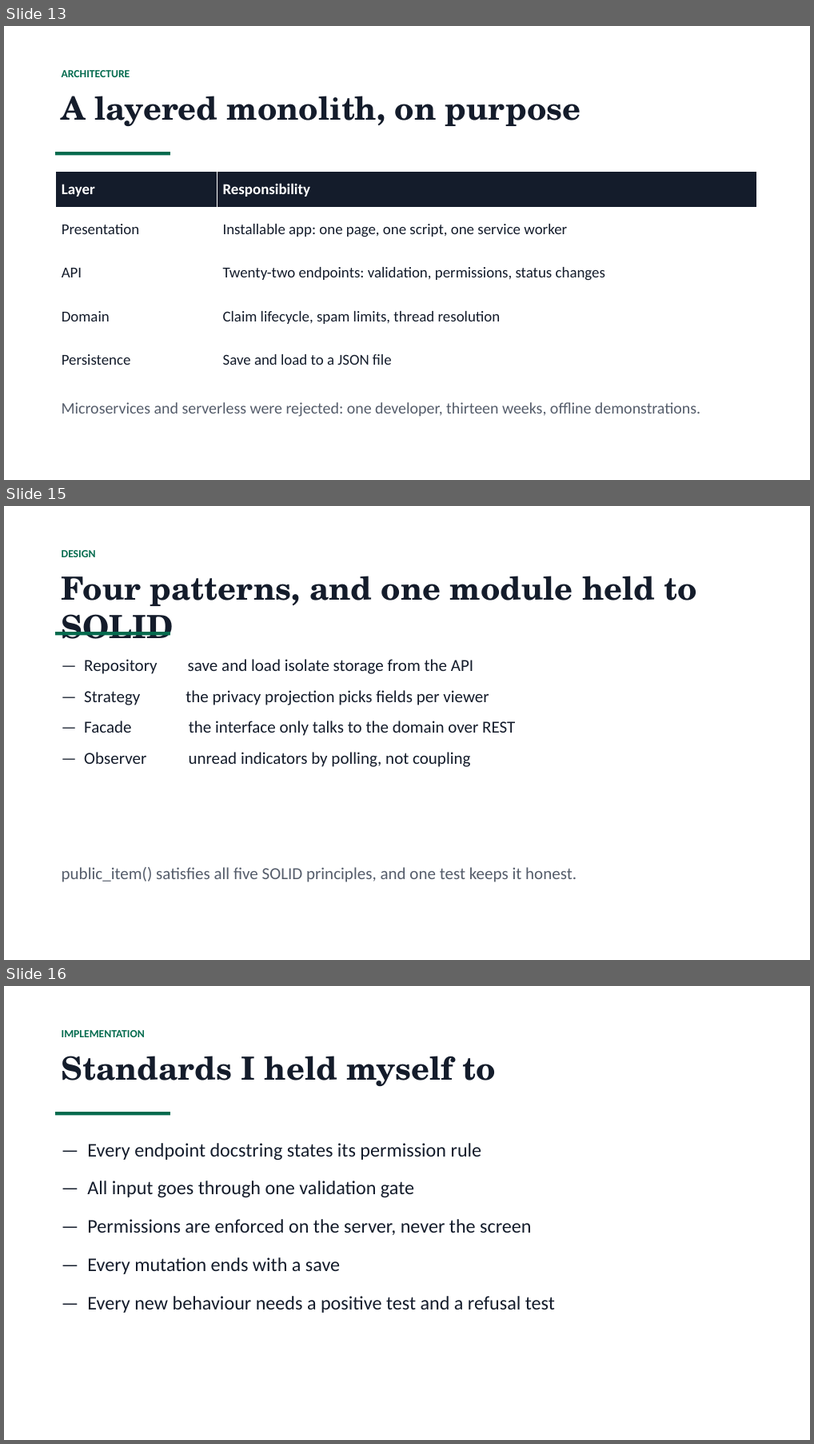
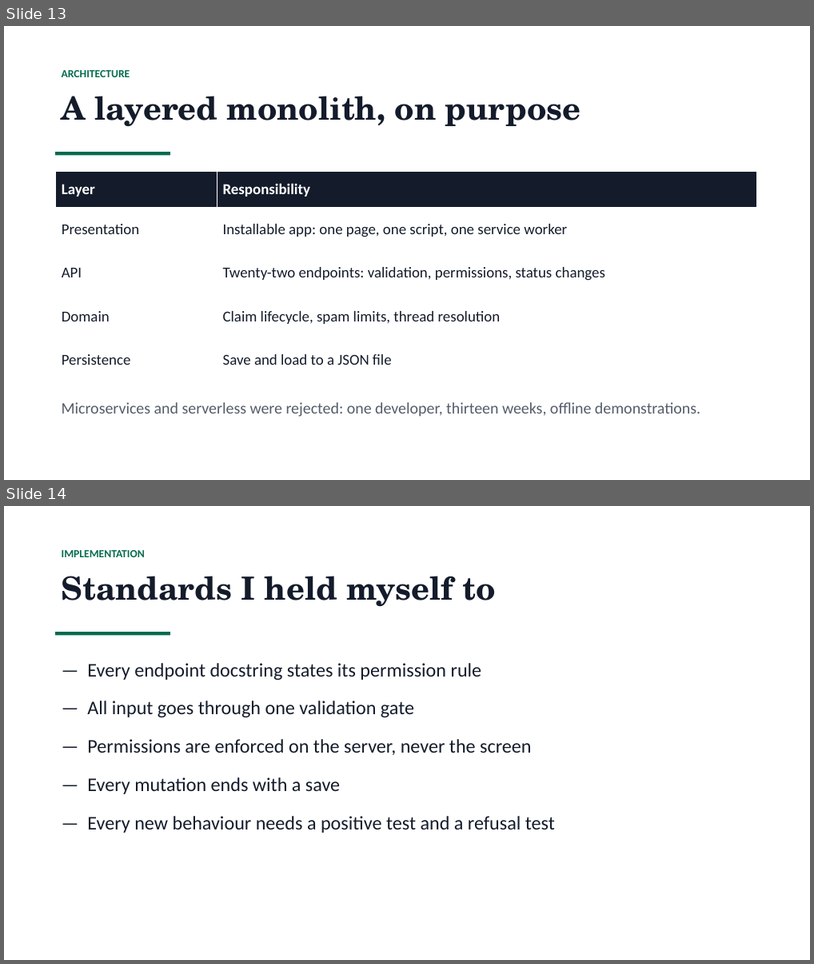
Before and after one commit to 1mathew2/afit-lost-and-found, a slide deck: AFIT_SP014_Presentation_FINAL.pptx. Shown one above the other, each under a label of ours: slides 13, 15 and 16 before the commit, slides 13 and 14 after it; the slides between them are not shown. The pictures are 814x1444 and 814x964 pixels, drawn with LibreOffice and Linux fonts; fonts in the diff are those of the drawing. Boxes give left, top, right and bottom in pixels: in the first picture for what was removed or moved away, otherwise in the second. Text is boxed around its words. In the diff, an @@ line names an element or a change of style, - is before the commit and + after.

```diff
--- a/AFIT_SP014_Presentation_FINAL.pptx
+++ b/AFIT_SP014_Presentation_FINAL.pptx
@@ slide 15 removed at bbox=[4, 506, 810, 960], background #FFFFFF @@
@@ text removed at bbox=[62, 550, 96, 557] @@
-DESIGN
@@ text removed at bbox=[62, 576, 698, 639] @@
-Four patterns, and one module held to SOLID
@@ rectangle removed at bbox=[55, 632, 170, 636] @@
@@ text removed at bbox=[84, 659, 515, 767] @@
-— Repository save and load isolate storage from the API
-— Strategy the privacy projection picks fields per viewer
-— Facade the interface only talks to the domain over REST
-— Observer unread indicators by polling, not coupling
@@ text removed at bbox=[62, 867, 577, 882] @@
-public_item() satisfies all five SOLID principles, and one test keeps it honest.
@@ what was slide 16 is now slide 14 @@
```
Also in this commit, not shown: 2 slides changed, 1 slide added, 2 other slides removed, 1 other file.
